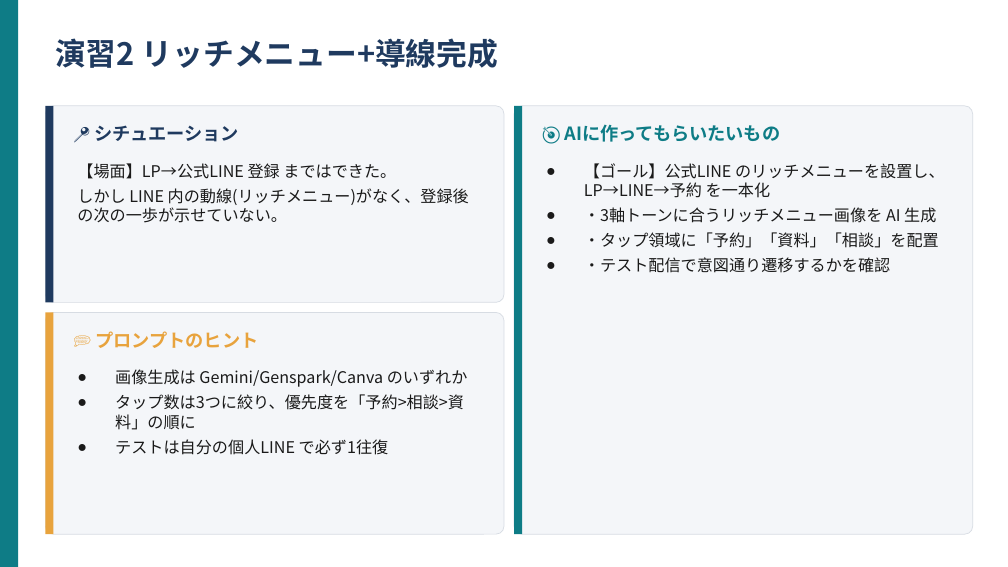
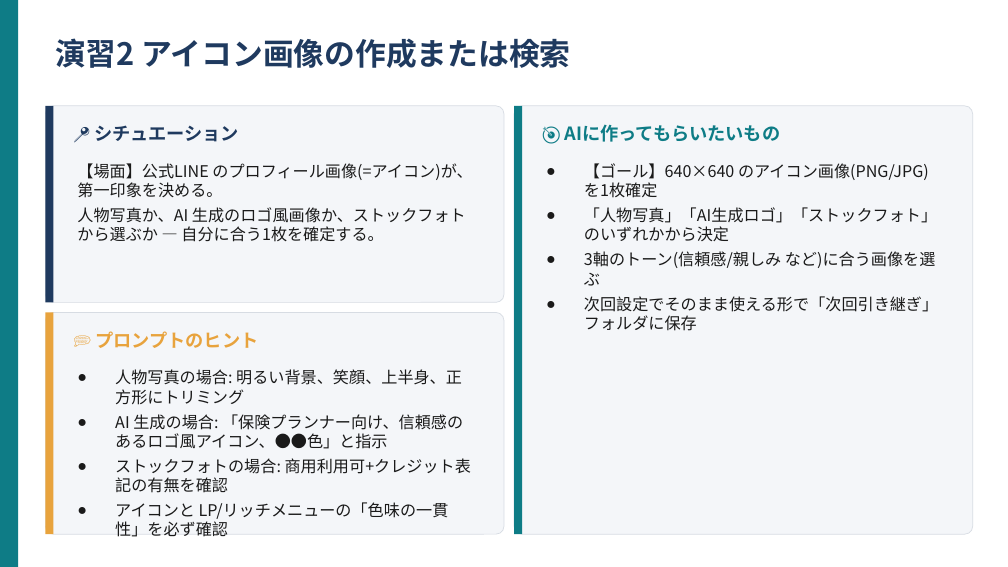
Before and after one commit to kana-story-321/github.io, a slide deck: slide 6 of lecture_pptx/out/work02.pptx. Drawn at 1008x567 pixels with LibreOffice and Linux fonts; fonts in the diff are those of the drawing. Boxes give left, top, right and bottom in pixels: in the first picture for what was removed or moved away, otherwise in the second. Text is boxed around its words. In the diff, an @@ line names an element or a change of style, - is before the commit and + after.

```diff
--- a/lecture_pptx/out/work02.pptx
+++ b/lecture_pptx/out/work02.pptx
@@ text at <box>55,38,571,68</box>: text changed @@
-演習2 リッチメニュー+導線完成
+演習2 アイコン画像の作成または検索
@@ text at <box>77,163,472,242</box>: text changed @@
-【場面】LP→公式LINE 登録 まではできた。
-しかし LINE 内の動線(リッチメニュー)がなく、登録後の次の一歩が示せていない。
+【場面】公式LINE のプロフィール画像(=アイコン)が、第一印象を決める。
+人物写真か、AI 生成のロゴ風画像か、ストックフォトから選ぶか — 自分に合う1枚を確定する。
@@ text at <box>584,163,938,331</box>: text changed @@
-● 【ゴール】公式LINE のリッチメニューを設置し、LP→LINE→予約 を一本化
-● ・3軸トーンに合うリッチメニュー画像を AI 生成
-● ・タップ領域に「予約」「資料」「相談」を配置
-● ・テスト配信で意図通り遷移するかを確認
+● 【ゴール】640×640 のアイコン画像(PNG/JPG)を1枚確定
+● 「人物写真」「AI生成ロゴ」「ストックフォト」のいずれかから決定
+● 3軸のトーン(信頼感/親しみ など)に合う画像を選ぶ
+● 次回設定でそのまま使える形で「次回引き継ぎ」フォルダに保存
@@ text at <box>115,369,471,537</box>: text changed @@
-● 画像生成は Gemini/Genspark/Canva のいずれか
-● タップ数は3つに絞り、優先度を「予約>相談>資料」の順に
-● テストは自分の個人LINE で必ず1往復
+● 人物写真の場合: 明るい背景、笑顔、上半身、正方形にトリミング
+● AI 生成の場合: 「保険プランナー向け、信頼感のあるロゴ風アイコン、●●色」と指示
+● ストックフォトの場合: 商用利用可+クレジット表記の有無を確認
+● アイコンと LP/リッチメニューの「色味の一貫性」を必ず確認
```
Also in this commit, not shown: 7 other slides changed, 8 other files.
